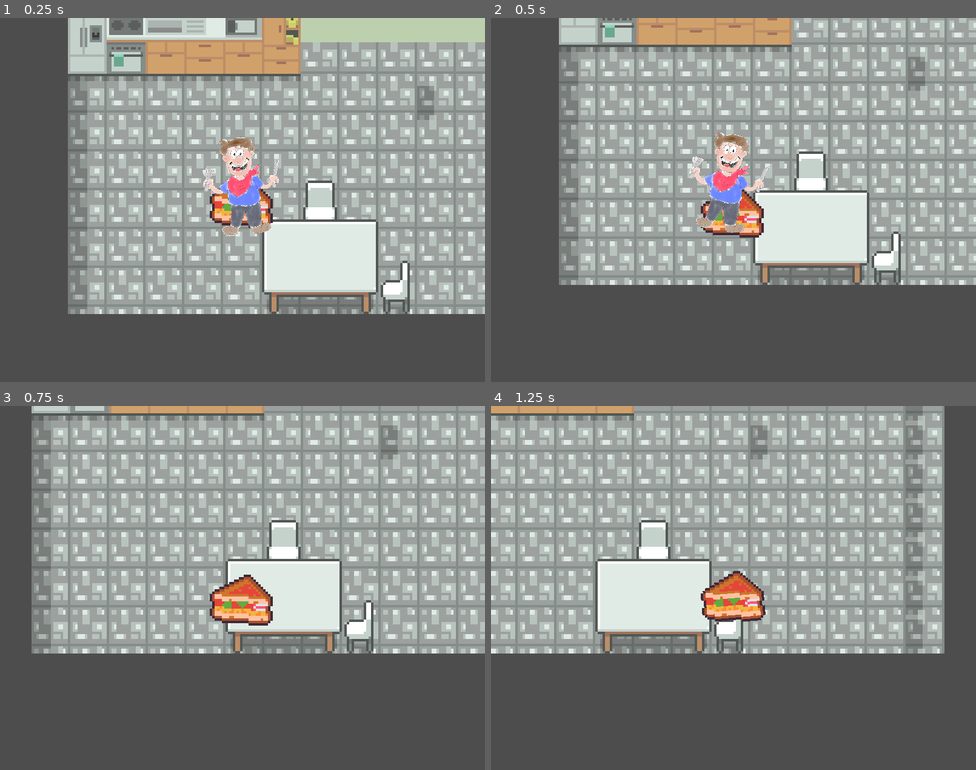
Above: before the commit, frames 1-4 (two rows, left to right).
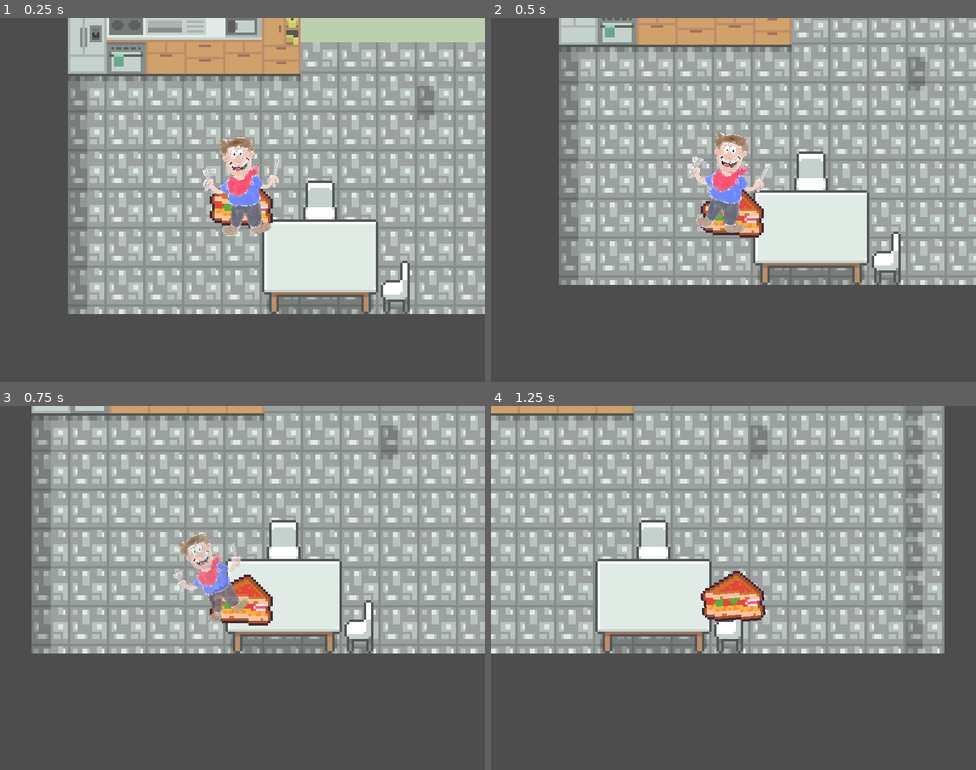
Above: after the commit, the same moments.

Repository: helenzhangyc/BurgerStrike
Game: Godot game, scene res://scenes/levels/Main.tscn
Same seed, same stepped clock (60 frames per second), same inputs: the game is played once before the commit and once after it.
Inputs (mouse positions are in pixels of both pictures, inside the frame that each line leads up to):
- Up to frame 1 (0.25 s): no input
- Up to frame 2 (0.5 s): no input
- Up to frame 3 (0.75 s): move the mouse to (349, 569) at 0.52 s; hold D (right) from 0.53 s (still down); tap Space (shoot) at 0.6 s
- Up to frame 4 (1.25 s): keep holding D (right)

Frames 1-2 are identical in both runs. In frame 3, 1.5% of the frame differs, in the area x 35-52%, y 35-60%; in frame 4, nothing differs.

Commit message:
death animation for enemies

Diff:
--- a/scenes/levels/Daniel.tscn
+++ b/scenes/levels/Daniel.tscn
@@ -1,11 +1,10 @@
-[gd_scene load_steps=12 format=3 uid="uid://ctbe15r3nw1ey"]
+[gd_scene load_steps=11 format=3 uid="uid://ctbe15r3nw1ey"]
 
 [ext_resource type="Script" path="res://scripts/GameManager.gd" id="1_p5wqo"]
 [ext_resource type="Texture2D" uid="uid://tpf23uytvwei" path="res://sprites/tileset.png" id="2_4uj7p"]
 [ext_resource type="PackedScene" uid="uid://cwre7pomfe73u" path="res://scenes/Player.tscn" id="3_wbqv4"]
 [ext_resource type="PackedScene" uid="uid://c0ujo7raol74o" path="res://scenes/Enemy.tscn" id="4_vfbub"]
 [ext_resource type="PackedScene" uid="uid://ckeuy4n7lbry5" path="res://scenes/PickupItem.tscn" id="6_n4xlb"]
-[ext_resource type="Resource" uid="uid://gk7qypk05u23" path="res://resources/items/sauce/ketchup.tres" id="6_tdcom"]
 [ext_resource type="Resource" uid="uid://h54o44qdgq0w" path="res://resources/items/burger/lettuce.tres" id="8_7fw84"]
 [ext_resource type="Script" path="res://scripts/WaveManager.gd" id="8_qan7t"]
 [ext_resource type="Script" path="res://scripts/WaveSpawn.gd" id="9_jy4ro"]
@@ -289,14 +288,6 @@
 [node name="Player" parent="." instance=ExtResource("3_wbqv4")]
 position = Vector2(-58, 0)
 
-[node name="KechupItem" parent="." instance=ExtResource("6_n4xlb")]
-position = Vector2(19, -8)
-item = ExtResource("6_tdcom")
-
-[node name="KechupItem2" parent="." instance=ExtResource("6_n4xlb")]
-position = Vector2(10, -39)
-item = ExtResource("6_tdcom")
-
 [node name="LettuceItem" parent="." instance=ExtResource("6_n4xlb")]
 position = Vector2(47, 37)
 item = ExtResource("8_7fw84")
--- a/scripts/Enemy.gd
+++ b/scripts/Enemy.gd
@@ -11,6 +11,8 @@
 @onready var signal_bus = get_node("/root/SignalBus")
 @onready var globals = get_node("/root/Globals")
 
+var alive = true
+
 func _ready():
 	$ShootTimer.start()
 	$Area2D.area_entered.connect(_on_area_entered)
@@ -19,24 +21,32 @@
 	# tween.tween_property(self, "position", Vector2(100.0, 0), 2).as_relative().set_ease(Tween.EASE_IN_OUT).set_trans(Tween.TRANS_QUART)
 	# tween.tween_property(self, "position", Vector2(-100.0, 0), 2).as_relative().set_ease(Tween.EASE_IN_OUT).set_trans(Tween.TRANS_QUART)
 
+
+# TODO fix this 'if alive' spam
 func _physics_process(delta):
 
-	# super simple ai that targets the player
-	var target = globals.player.global_position
-	velocity = (target - global_position).normalized() * speed
-	move_and_slide()
+	if alive:
+		# super simple ai that targets the player
+		var target = globals.player.global_position
+		velocity = (target - global_position).normalized() * speed
+		move_and_slide()
 
 func _on_area_entered(area):
-	if area is PlayerBullet:
-		die()
+
+	if alive:
+		if area is PlayerBullet:
+			die()
 
 func _on_shoot_timer_timeout():
-	signal_bus.bullet_shoot.emit(bullet_scene, bullet_spawn.global_position, rotation)
+	#signal_bus.bullet_shoot.emit(bullet_scene, bullet_spawn.global_position, rotation)
 	# var bullet = bullet_scene.instantiate()
 	# bullet.global_position = bullet_spawn.global_position
 	# bullet.dir = Vector2(0, 1)
+	pass
 
 func die():
+
+	alive = false
 
 	# decide on what items to drop
 	var drops = drop_table.get_drop()
@@ -50,5 +60,13 @@
 		inst.item = drop
 		globals.drop_container.add_child(inst)
 
+	# tween death
 
-	queue_free()
+	var dir = -1 + (randi() % 2 * 2)
+	var angle_offset = randi() % 100 / 100 * PI/4
+
+	var tweener = create_tween()
+	tweener.tween_property($Sprite2D, "rotation", (PI/2 + angle_offset)*dir, 0.5).as_relative().set_ease(Tween.EASE_OUT_IN)
+	tweener.parallel().tween_property($Sprite2D, "modulate:a", 0, 0.5)
+	tweener.parallel().tween_property($Sprite2D, "scale", $Sprite2D.scale * 0.5, 0.5).set_ease(Tween.EASE_OUT)
+	tweener.tween_callback(queue_free)
